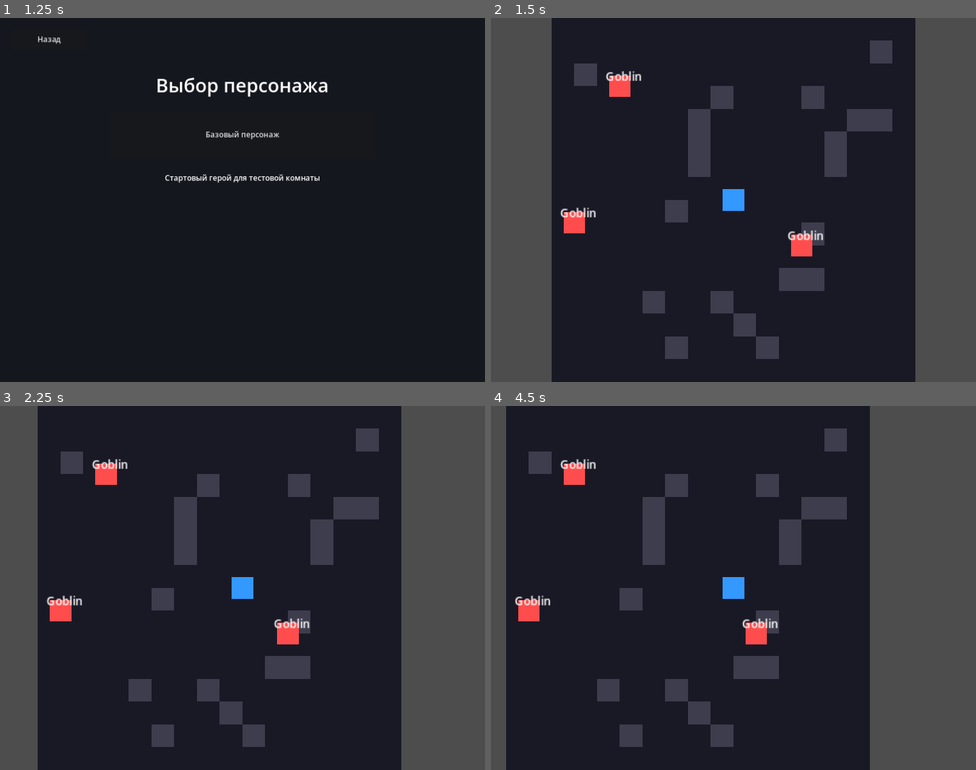
Above: before the commit, frames 1-4 (two rows, left to right).
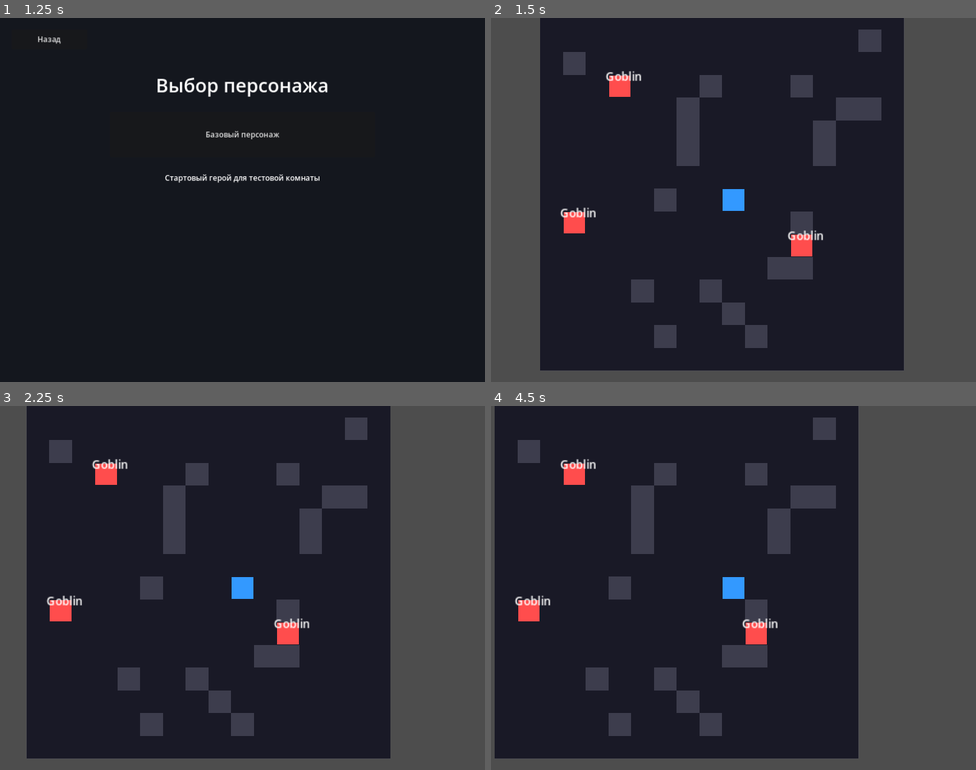
Above: after the commit, the same moments.

Repository: ProninNikita/rpgdungeon
Game: Godot game, scene res://scenes/ui/main_menu.tscn
The game is run twice, just before and just after one commit, with the same random seed, the same clock (stepped at 60 frames per second) and the same inputs.
Inputs:
- Up to frame 1 (1.25 s): click "Новая игра" at 0.5 s
- Up to frame 2 (1.5 s): click "Базовый персонаж" at 1.25 s
- Up to frame 3 (2.25 s): tap Enter at 2 s; hold Right (ui_right) from 2.03 s (still down)
- Up to frame 4 (4.5 s): tap Space at 2.75, 4.25 s; release Right (ui_right) at 2.78 s; hold Down (ui_down) 2.78-3.53 s; tap Enter at 3.5 s; hold Right (ui_right) 3.53-4.28 s; hold Up (ui_up) from 4.28 s (still down)

Frame 1 is identical in both runs. In frame 2, 15% of the frame differs, in the area x 10-88%, y 0-100%; in frame 3, 14%; in frame 4, 15%.

Commit message:
Align grid actor positions

Diff:
--- a/scripts/enemy.gd
+++ b/scripts/enemy.gd
@@ -1,6 +1,7 @@
 extends CharacterBody2D
 
 const TILE_SIZE = 32
+const HALF_TILE = Vector2(TILE_SIZE / 2.0, TILE_SIZE / 2.0)
 
 @export var enemy_id: String = ""
 @export var grid_pos: Vector2i = Vector2i(0, 0)
@@ -23,9 +24,19 @@
 		return
 
 	if position != Vector2.ZERO:
-		grid_pos = Vector2i(roundi(position.x / TILE_SIZE), roundi(position.y / TILE_SIZE))
-	position = grid_pos * TILE_SIZE
+		grid_pos = world_to_grid_position(position)
+	set_grid_position(grid_pos)
 	add_to_group("enemies")
+
+func set_grid_position(new_grid_pos: Vector2i) -> void:
+	grid_pos = new_grid_pos
+	position = grid_to_world_position(grid_pos)
+
+func grid_to_world_position(pos: Vector2i) -> Vector2:
+	return Vector2(pos) * TILE_SIZE + HALF_TILE
+
+func world_to_grid_position(world_position: Vector2) -> Vector2i:
+	return Vector2i(floori(world_position.x / TILE_SIZE), floori(world_position.y / TILE_SIZE))
 
 func should_start_encounter(player_grid_pos: Vector2i) -> bool:
 	var distance = abs(player_grid_pos.x - grid_pos.x) + abs(player_grid_pos.y - grid_pos.y)
--- a/scripts/player.gd
+++ b/scripts/player.gd
@@ -2,6 +2,7 @@
 
 const TILE_SIZE = 32
 const SPEED = 200
+const HALF_TILE = Vector2(TILE_SIZE / 2.0, TILE_SIZE / 2.0)
 
 var grid_pos: Vector2i = Vector2i(8, 8)
 var input_locked: bool = false
@@ -14,11 +15,14 @@
 
 func _ready():
 	# Выравниваем позицию на сетку
-	position = grid_pos * TILE_SIZE
+	set_grid_position(grid_pos)
 
 func set_grid_position(new_grid_pos: Vector2i) -> void:
 	grid_pos = new_grid_pos
-	position = grid_pos * TILE_SIZE
+	position = grid_to_world_position(grid_pos)
+
+func grid_to_world_position(pos: Vector2i) -> Vector2:
+	return Vector2(pos) * TILE_SIZE + HALF_TILE
 
 func _physics_process(_delta):
 	if input_locked:
@@ -36,8 +40,7 @@
 func move_to_grid(new_grid_pos: Vector2i):
 	# Проверяем столкновения и границы
 	if is_valid_position(new_grid_pos):
-		grid_pos = new_grid_pos
-		position = grid_pos * TILE_SIZE
+		set_grid_position(new_grid_pos)
 
 		# Проверяем встречу с врагом
 		check_for_encounter()
--- a/scripts/room.gd
+++ b/scripts/room.gd
@@ -57,7 +57,6 @@
 		enemy.enemy_id = enemy_id
 		enemy.grid_pos = grid_pos
 		enemy.name_label = enemy_data.get("name", "Goblin")
-		enemy.position = grid_pos * TILE_SIZE
 		enemies_container.add_child(enemy)
 
 func is_grid_position_blocked(grid_pos: Vector2i) -> bool:
